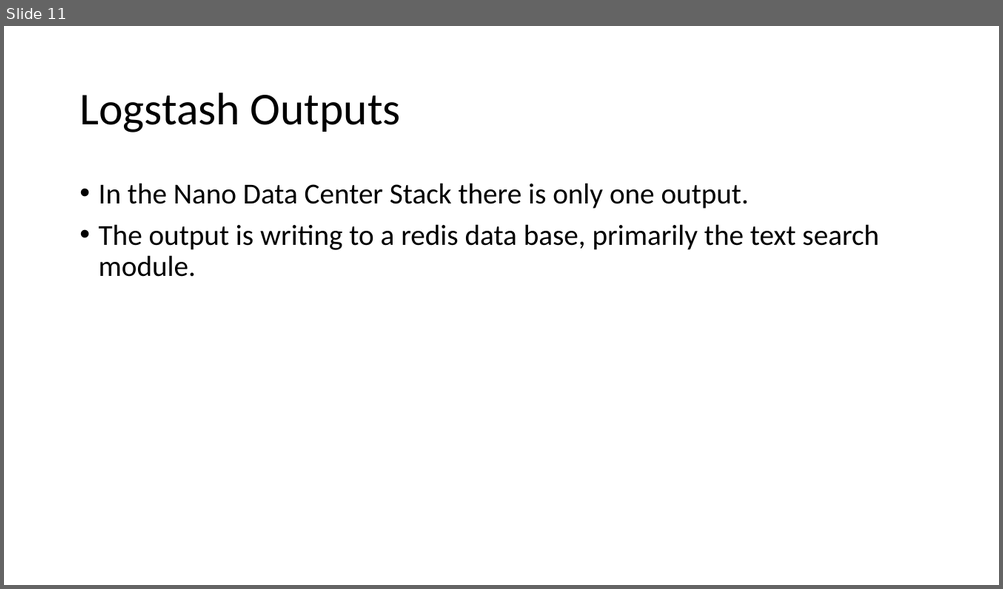
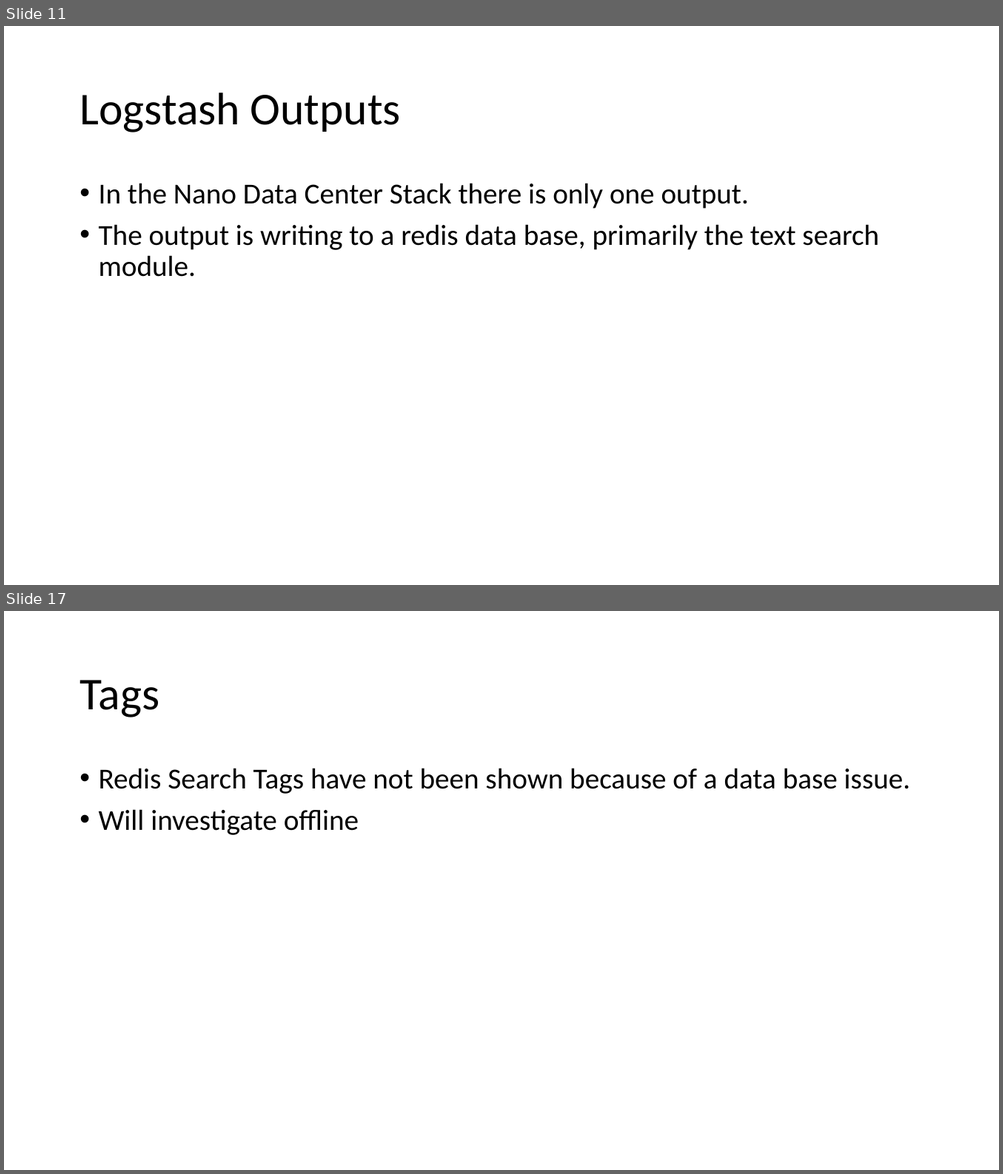
Before and after one commit to NanoDataCenter/nano_data_center, a slide deck: presentations/session_3/Redis as Elastic Search.pptx. Shown one above the other, each under a label of ours: slide 11 before the commit, slides 11 and 17 after it; the slides between them are not shown. The pictures are 1003x589 and 1003x1174 pixels, drawn with LibreOffice and Linux fonts; fonts in the diff are those of the drawing. Boxes give left, top, right and bottom in pixels: in the first picture for what was removed or moved away, otherwise in the second. Text is boxed around its words. In the diff, an @@ line names an element or a change of style, - is before the commit and + after.

```diff
--- a/presentations/session_3/Redis as Elastic Search.pptx
+++ b/presentations/session_3/Redis as Elastic Search.pptx
@@ slide 17 added at (4,611,999,1170), background #FFFFFF @@
@@ title added at (79,680,159,718), 44 pt, text #000000 @@
+Tags
@@ text added at (99,768,910,835), 28 pt, text #000000 @@
+• Redis Search Tags have not been shown because of a data base issue.
+• Will investigate offline
```
Also in this commit, not shown: 2 slides changed, 4 other slides added, 2 other files.
